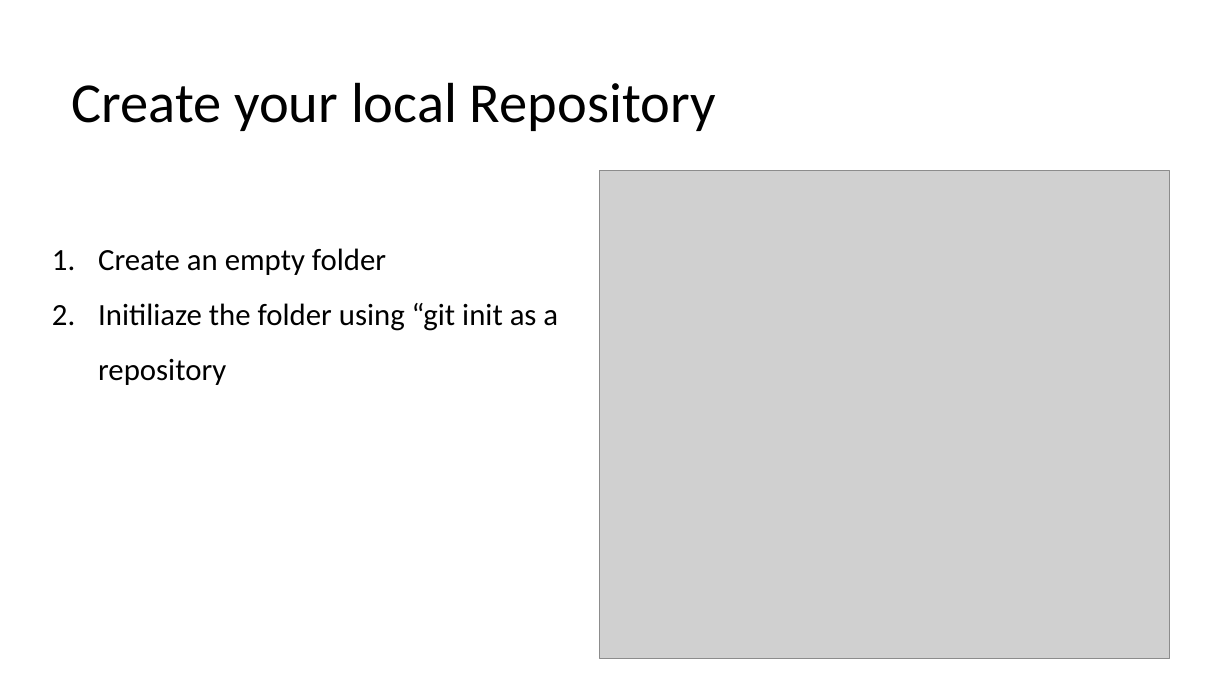
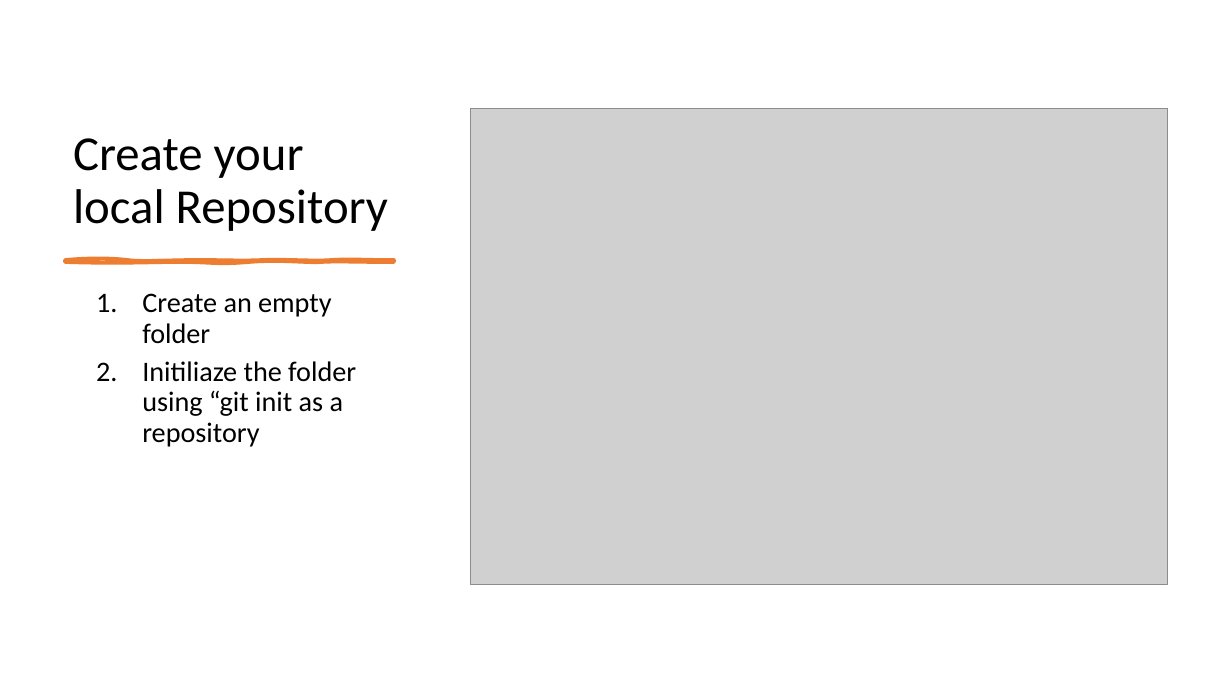
Before and after one commit to LearnWithCSA/GitWorkshop, a slide deck: slide 21 of SlideDeck/Git for Infra.pptx. Drawn at 1232x693 pixels with LibreOffice and Linux fonts; fonts in the diff are those of the drawing; grey boxes stand for pictures. Boxes give left, top, right and bottom in pixels: in the first picture for what was removed or moved away, otherwise in the second. Text is boxed around its words. In the diff, an @@ line names an element or a change of style, - is before the commit and + after.

```diff
--- a/SlideDeck/Git for Infra.pptx
+++ b/SlideDeck/Git for Infra.pptx
@@ title "Create your local Repository": place and size @@
-title "Create your local Repository" at bbox=[71, 82, 716, 131]
+title "Create your local Repository" at bbox=[73, 138, 388, 231]
@@ title "Create your local Repository" at bbox=[73, 138, 388, 231]: size 44 to 38 pt; vertical alignment middle to bottom @@
@@ picture: place and size @@
-picture at bbox=[600, 171, 1170, 659]
+picture at bbox=[470, 108, 1168, 584]
@@ freeform shape added at bbox=[65, 260, 394, 262], fill #ED7D31, outline #ED7D31 3 pt @@
@@ text "Create an empty folder": place and size @@
-text "Create an empty folder" at bbox=[98, 248, 558, 385]
+text "Create an empty folder" at bbox=[142, 293, 356, 447]
@@ text "Create an empty folder" at bbox=[142, 293, 356, 447]: size 24 to 22 pt; indent changed; line spacing 1.5 to 0.9; more space between paragraphs @@
```
Also in this commit, not shown: 5 other slides changed, 1 slide added.
